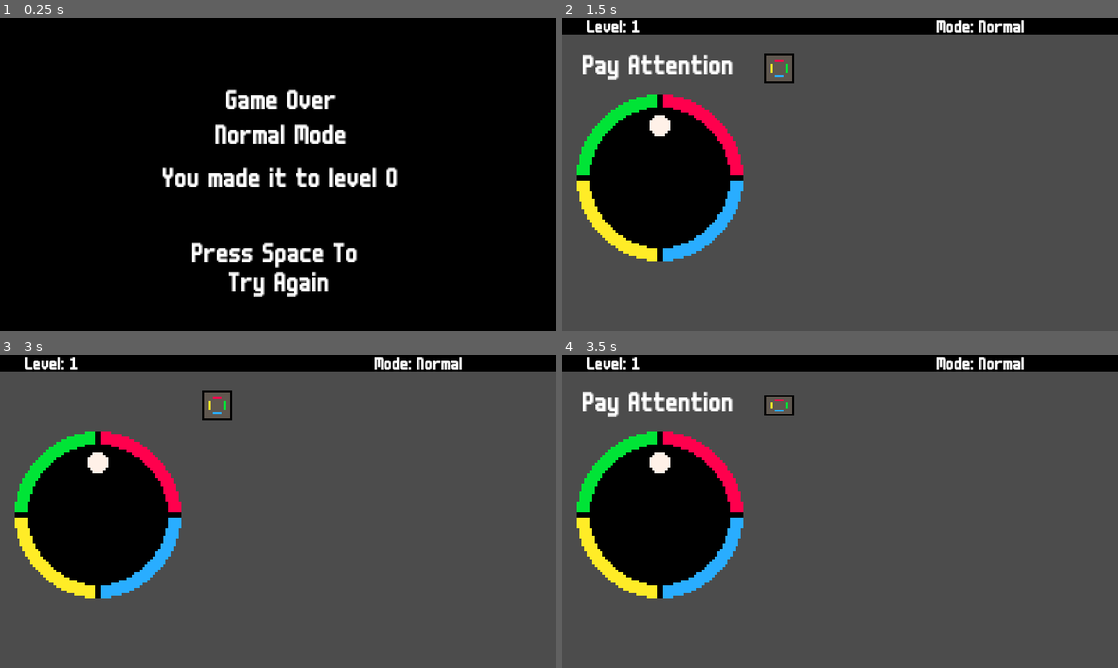
Above: before the commit, frames 1-4 (two rows, left to right).
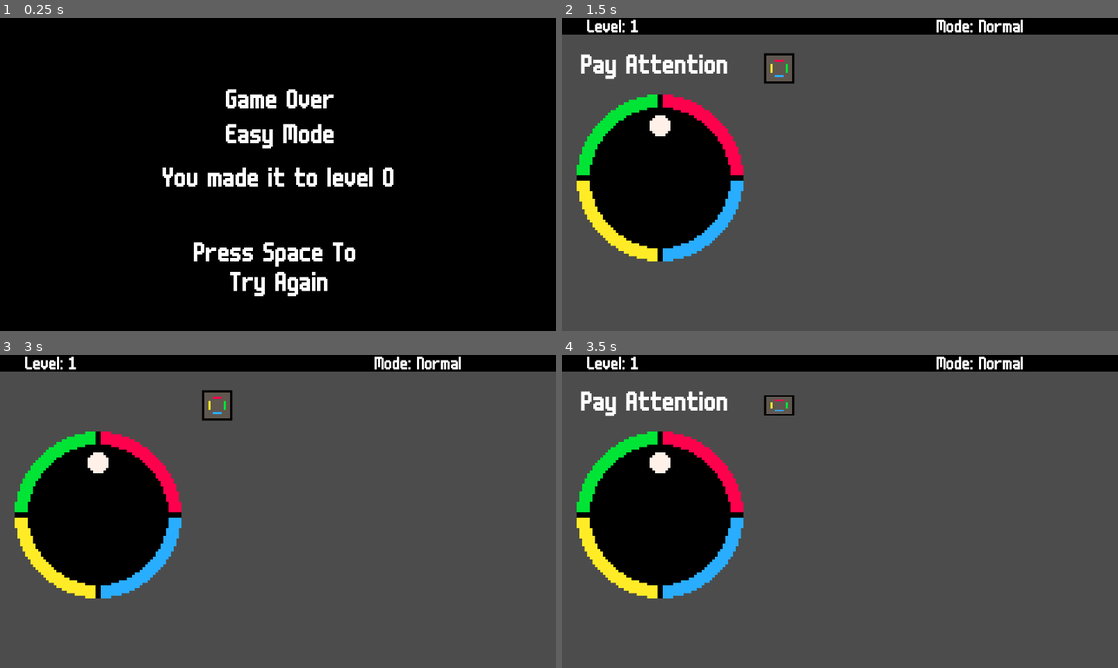
Above: after the commit, the same moments.

Repository: sugarvoid/memory-space
Game: Godot game, scene res://scene/GameOver.tscn
Two runs of this game, one before a commit and one after it. Both use one fixed random seed, a clock stepped at 60 frames per second and the inputs below. This scene is started directly instead of the project's main scene.
Inputs:
- Up to frame 1 (0.25 s): no input
- Up to frame 2 (1.5 s): tap Space (space) at 0.5 s; hold Space (space) 0.53-1.28 s; tap Enter (ui_accept) at 0.77, 0.8, 1.07, 1.25, 1.35 s
- Up to frame 3 (3 s): tap Enter (ui_accept) at 1.52, 1.82, 2.3, 2.75 s; tap Space (space) at 1.55, 2.85 s; hold Space (space) 2.03-2.78 s
- Up to frame 4 (3.5 s): tap Enter (ui_accept) at 3.02, 3.32 s

The runs differ from the first frame. In frame 1, 3.4% of the frame differs, in the area x 29-72%, y 22-90%; in frame 2, 1.6%; in frame 3, 0.6%; in frame 4, 1.6%.

Commit message:
Added mode to gameover screen

Diff:
--- a/Game.gd
+++ b/Game.gd
@@ -17,8 +17,6 @@
 	CHECKING,
 	POST_ROUND
 }
-
-
 
 var rng :RandomNumberGenerator
 var is_level_over: bool = false
@@ -32,6 +30,18 @@
 var square_pos: Array
 
 
+func _ready():
+	Global.current_level = 1
+	_update_mode_label()
+	rng = RandomNumberGenerator.new()
+	_fill_in_postions()
+
+	if Global.game_mode == Global.GAME_MODE.NORMAL:
+		NORMAL_MODE_PATTERN.resize(50)
+		_create_normal_pattern()
+
+	_start_new_level()
+
 
 func _int_to_color(number: int) -> String:
 	var strings: Array = [
@@ -43,29 +53,9 @@
 	return strings[number]
 
 
-func _ready():
-	Global.current_level = 1
-	_update_mode_label()
-	rng = RandomNumberGenerator.new()
-	_fill_in_postions()
-
-
-	if Global.game_mode == Global.GAME_MODE.NORMAL:
-		NORMAL_MODE_PATTERN.resize(50)
-		_create_normal_pattern()
-
-	_start_new_level()
-
 func _update_mode_label() -> void:
-	var mode_text : String
-	match(Global.game_mode):
-		0:
-			mode_text = "Easy"
-		1:
-			mode_text = "Normal"
-		2:
-			mode_text = "Hard"
-	$LblMode.text = mode_text
+	$LblMode.text = Global.get_mode_string()
+
 
 func _add_squares():
 	for c in square_container.get_children():
@@ -109,7 +99,6 @@
 
 
 func _compare_squares() -> void:
-	#print(square_container.get_children())
 	for c in square_container.get_children():
 		c.flip_over()
 		yield(get_tree().create_timer(1), "timeout")
@@ -121,7 +110,6 @@
 	var x_value = starting_position.x
 
 	for l in 100:
-
 		if l == 10:
 			y_value = y_value + 70
 			x_value = starting_position.x
@@ -146,7 +134,6 @@
 		var tempPos: Vector2 = Vector2(x_value, y_value)
 
 		self.square_pos.append(tempPos)
-
 
 
 func _spawnSquare(pos: Vector2) -> void:
@@ -196,7 +183,6 @@
 		#square_container.get_child(n).show_result()
 
 
-
 func _show_desired_pattern() -> void:
 	_setup_sprites(desired_pattern)
 	for n in square_container.get_children():
@@ -204,18 +190,19 @@
 
 
 func _hide_desired_pattern() -> void:
-	#_setup_sprites()
 	for n in square_container.get_children():
 		n.squre_sprite.frame = 4
 
 
 func _setup_sprites(pattern: Array) -> void:
-
 	for c in $SquareContainer.get_children():
 		c.color = pattern[c.get_index()]
 
 
 func _input(event) -> void:
+	if (event.is_action_pressed("ui_cancel")):
+		var _x = get_tree().change_scene(Global.path_to_main_menu)
+
 	match(state):
 		GAME_STATE.DURING:
 			var current_square: Section = square_container.get_child(player_current_guess)
@@ -223,8 +210,6 @@
 				player_seleted_pattern[player_current_guess] = $Wheel/Ball.get_color()
 				current_square.set_guess_sprite(player_seleted_pattern[player_current_guess])
 				current_square.show_player_guess()
-				#current_square.color = player_seleted_pattern[player_current_guess]
-				#current_square.flip_over()
 				player_current_guess += 1
 
 
@@ -237,11 +222,8 @@
 	print('hello')
 	is_level_over = false
 	player_current_guess = 0
-
 	_resizeArrays(Global.current_level)
-
 	_generate_level_pattern()
-
 	_add_squares()
 	state = GAME_STATE.BEFORE_ROUND
 
--- a/Global.gd
+++ b/Global.gd
@@ -33,3 +33,18 @@
 ]
 
 var current_level: int
+
+func _ready():
+	OS.window_size = Vector2(1280, 720)
+
+func get_mode_string() -> String:
+	var mode_text : String
+	match(Global.game_mode):
+		0:
+			mode_text = "Easy"
+		1:
+			mode_text = "Normal"
+		2:
+			mode_text = "Hard"
+
+	return mode_text
--- a/project.godot
+++ b/project.godot
@@ -32,8 +32,6 @@
 
 window/size/width=640
 window/size/height=360
-window/size/test_width=1280
-window/size/test_height=720
 window/stretch/mode="2d"
 window/stretch/aspect="keep"
 
--- a/script/GameOver.gd
+++ b/script/GameOver.gd
@@ -1,6 +1,7 @@
 extends Node2D
 
 const level_string = "You made it to level %s"
+const mode_string = "%s Mode"
 
 
 var p_square = preload("res://FallingSqure.tscn")
@@ -12,7 +13,7 @@
 	$AudioStreamPlayer.play()
 
 	$Progress.text = level_string % str(Global.current_level)
-	$LblMode.text = "Normal Mode"
+	$LblMode.text = mode_string % Global.get_mode_string()
 
 
 func _input(event) -> void:
--- a/script/MainScreen.gd
+++ b/script/MainScreen.gd
@@ -19,8 +19,9 @@
 
 
 func _input(event) -> void:
-#	if (event.is_action_pressed("space")):
-#		hold_time += 1
+	if (event.is_action_pressed("ui_cancel")):
+		get_tree().quit()
+
 ####### REPLACE WITH STATE MACHINE ###########
 	if (event.is_action_released("space")) and on_diff_selection:
 		print(the_child)
@@ -31,8 +32,6 @@
 		$Sprite2/VBoxContainer.visible = true
 		$Sprite2/Label.visible = false
 		$AnimationPlayer.stop()
-
-		##var _x = get_tree().change_scene("res://Game.tscn")
 		on_diff_selection = true
 
 
